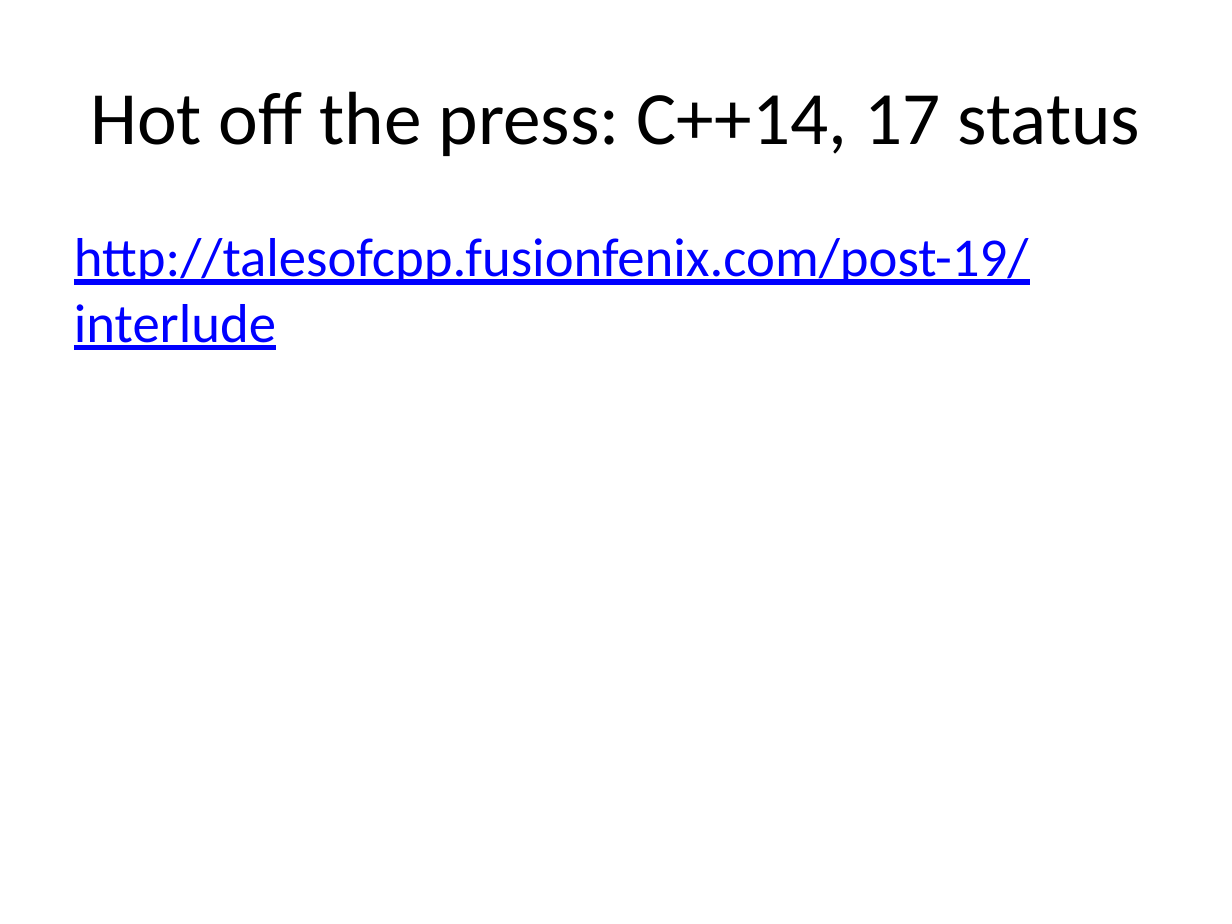
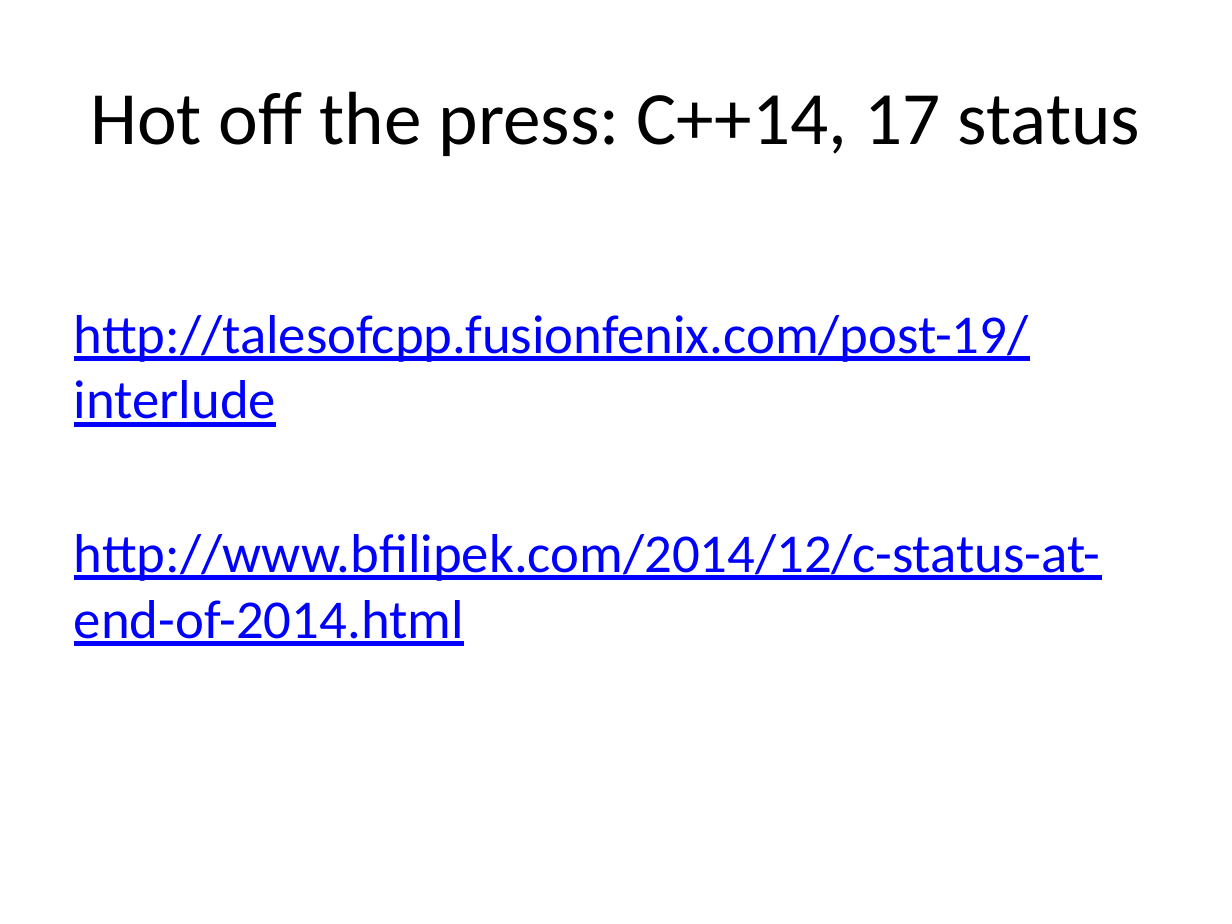
Before and after one commit to fellmad/FunWithCpp11, a slide deck: slide 47 of doc/Fun_with_C++11.pptx. Drawn at 1232x924 pixels with LibreOffice and Linux fonts; fonts in the diff are those of the drawing. Boxes give left, top, right and bottom in pixels: in the first picture for what was removed or moved away, otherwise in the second. Text is boxed around its words. In the diff, an @@ line names an element or a change of style, - is before the commit and + after.

Commit message:
updates

```diff
--- a/doc/Fun_with_C++11.pptx
+++ b/doc/Fun_with_C++11.pptx
@@ text at (74,534,1101,646): paragraph added @@
+http://www.bfilipek.com/2014/12/c-status-at-end-of-2014.html
```
